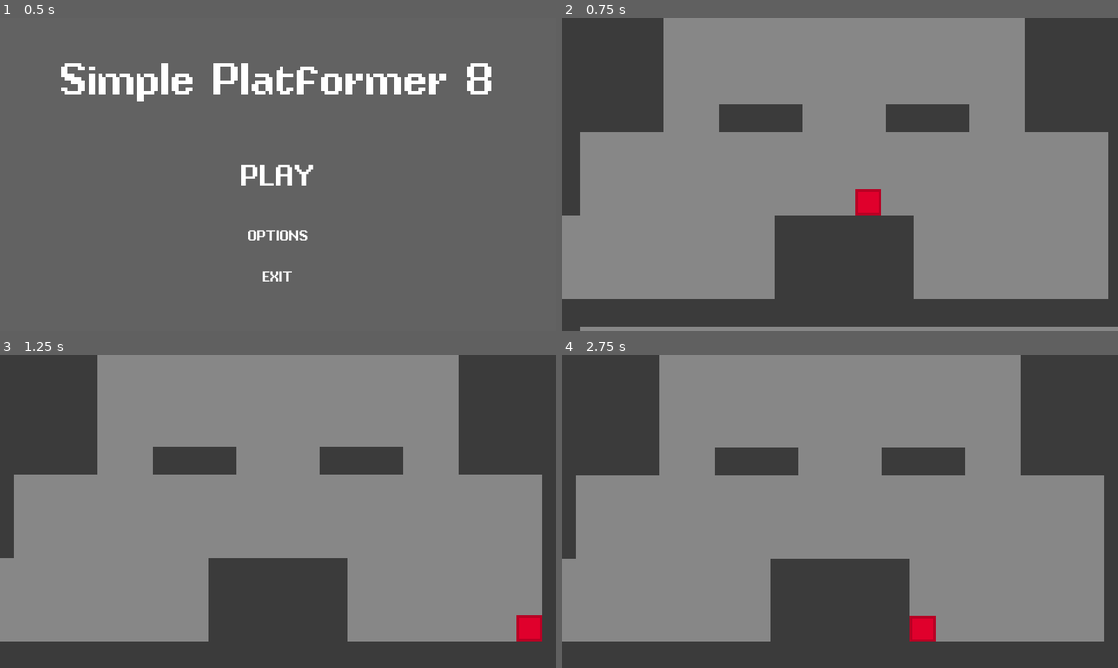
Above: before the commit, frames 1-4 (two rows, left to right).
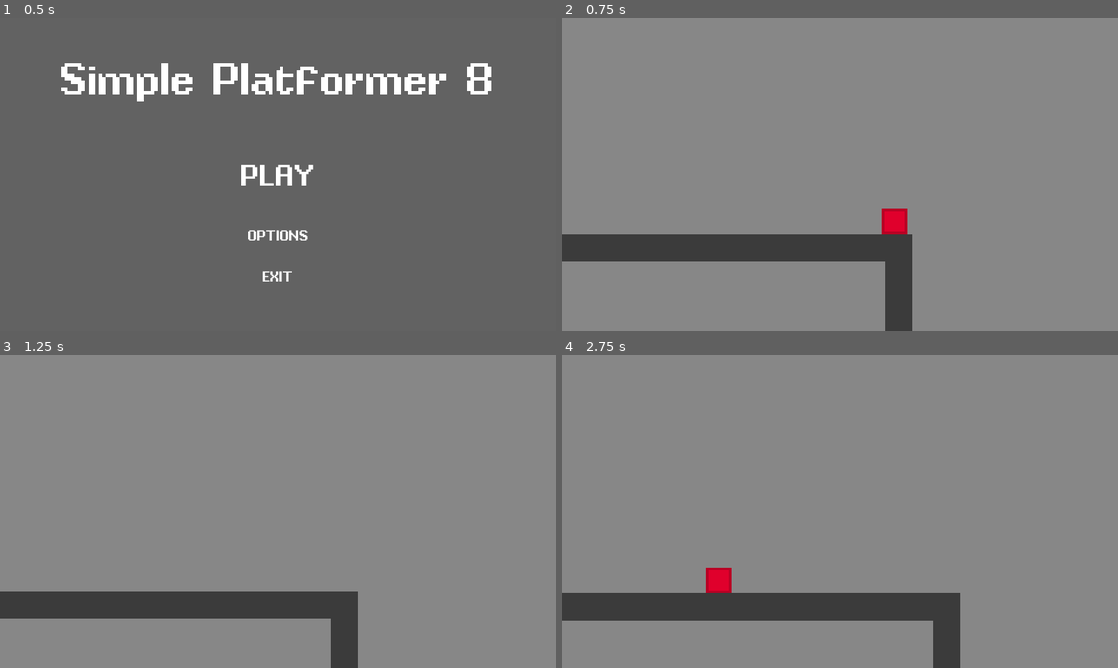
Above: after the commit, the same moments.

Repository: DeanBolte/sp8
Game: Godot game, scene res://scenes/MainMenu.tscn
Two runs of this game, one before a commit and one after it. Both use one fixed random seed, a clock stepped at 60 frames per second and the inputs below.
Inputs:
- Up to frame 1 (0.5 s): no input
- Up to frame 2 (0.75 s): tap Enter (ui_accept) at 0.5, 0.6 s; hold Right (ui_right) from 0.53 s (still down)
- Up to frame 3 (1.25 s): keep holding Right (ui_right); tap Enter (ui_accept) at 0.77, 1.07 s
- Up to frame 4 (2.75 s): tap Enter (ui_accept) at 1.35, 1.52, 1.82, 2.1 s; release Right (ui_right) at 2.03 s; hold Left (ui_left) from 2.03 s (still down)

Frame 1 is identical in both runs. In frame 2, 34% of the frame differs, in the area x 0-100%, y 0-100%; in frame 3, 34%; in frame 4, 36%.

Commit message:
corrected player starting position and renamed scene1 to zone0

Diff:
--- a/scenes/MainMenu.gd
+++ b/scenes/MainMenu.gd
@@ -40,7 +40,7 @@
 func useMenuItem():
 	match menuItemSelected:
 		0: # Play
-			get_tree().change_scene("res://scenes/Scene1.tscn")
+			get_tree().change_scene("res://scenes/Zone0.tscn")
 		1: # Options
 			pass
 		2: # Exit
--- a/scenes/Scene1.tscn
+++ b/scenes/Zone0.tscn
@@ -1,17 +1,17 @@
 [gd_scene load_steps=21 format=2]
 
-[ext_resource path="res://assets/basic_sprites/forewall.png" type="Texture" id=1]
-[ext_resource path="res://assets/basic_sprites/backgroundtile.png" type="Texture" id=2]
-[ext_resource path="res://player/Player.tscn" type="PackedScene" id=3]
-[ext_resource path="res://objects/RespawnPoint.tscn" type="PackedScene" id=4]
-[ext_resource path="res://assets/basic_sprites/red32x32.png" type="Texture" id=6]
+[ext_resource path="res://player/Player.tscn" type="PackedScene" id=1]
+[ext_resource path="res://objects/RespawnPoint.tscn" type="PackedScene" id=2]
+[ext_resource path="res://assets/basic_sprites/forewall.png" type="Texture" id=3]
+[ext_resource path="res://assets/basic_sprites/backgroundtile.png" type="Texture" id=4]
+[ext_resource path="res://assets/basic_sprites/red32x32.png" type="Texture" id=5]
 
 [sub_resource type="ConvexPolygonShape2D" id=1]
 points = PoolVector2Array( 0, 0, 32, 0, 32, 32, 0, 32 )
 
 [sub_resource type="TileSet" id=2]
 0/name = "red32x32.png 0"
-0/texture = ExtResource( 6 )
+0/texture = ExtResource( 5 )
 0/tex_offset = Vector2( 0, 0 )
 0/modulate = Color( 1, 1, 1, 1 )
 0/region = Rect2( 0, 0, 32, 32 )
@@ -113,8 +113,8 @@
 format = 1
 tile_data = PoolIntArray( -6094860, 0, 0, -6094856, 0, 0, -6029332, 0, 0, -6029331, 0, 0, -6029330, 0, 0, -6029329, 0,  …(10590 unchanged characters)…
 
-[node name="Player" parent="." instance=ExtResource( 3 )]
-position = Vector2( -320, -2464 )
+[node name="Player" parent="." instance=ExtResource( 1 )]
+position = Vector2( 928, 1040 )
 
 [node name="Rooms" type="YSort" parent="."]
 
Not shown: 6 places in scenes/Zone0.tscn that only renumber resources
